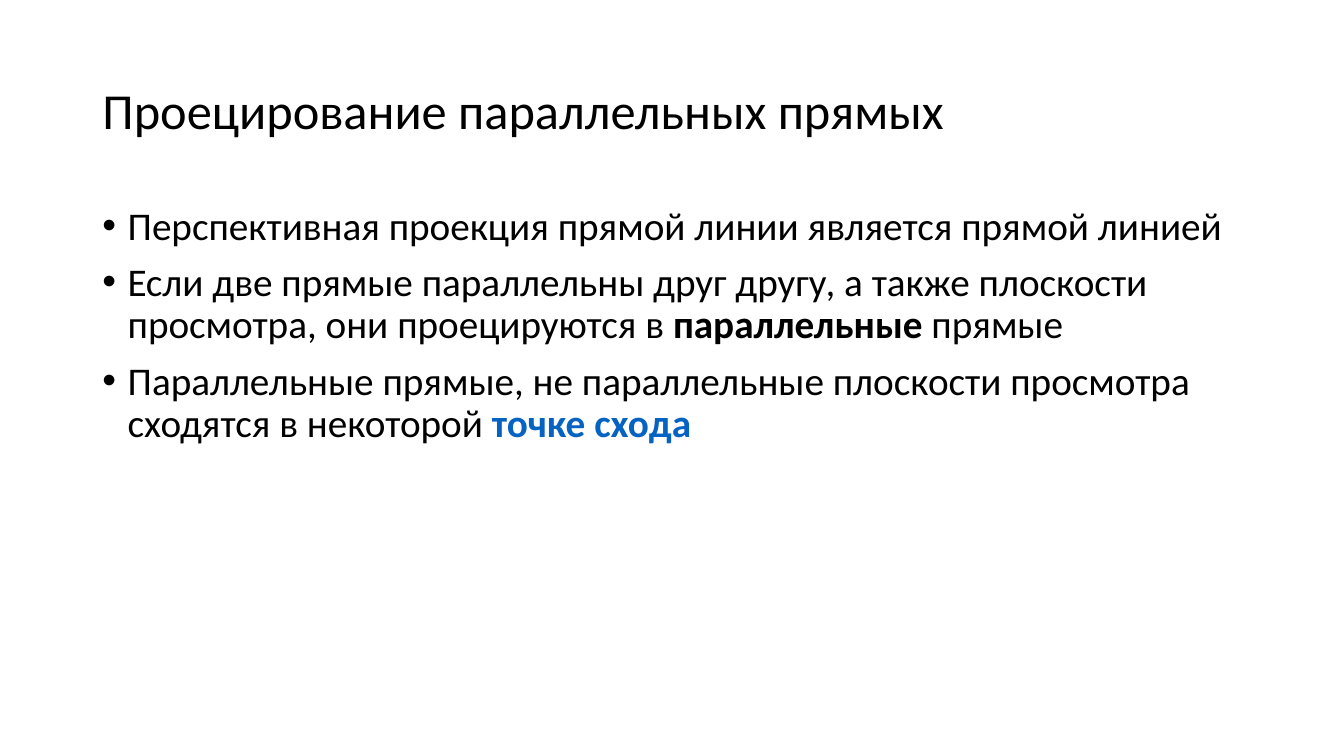
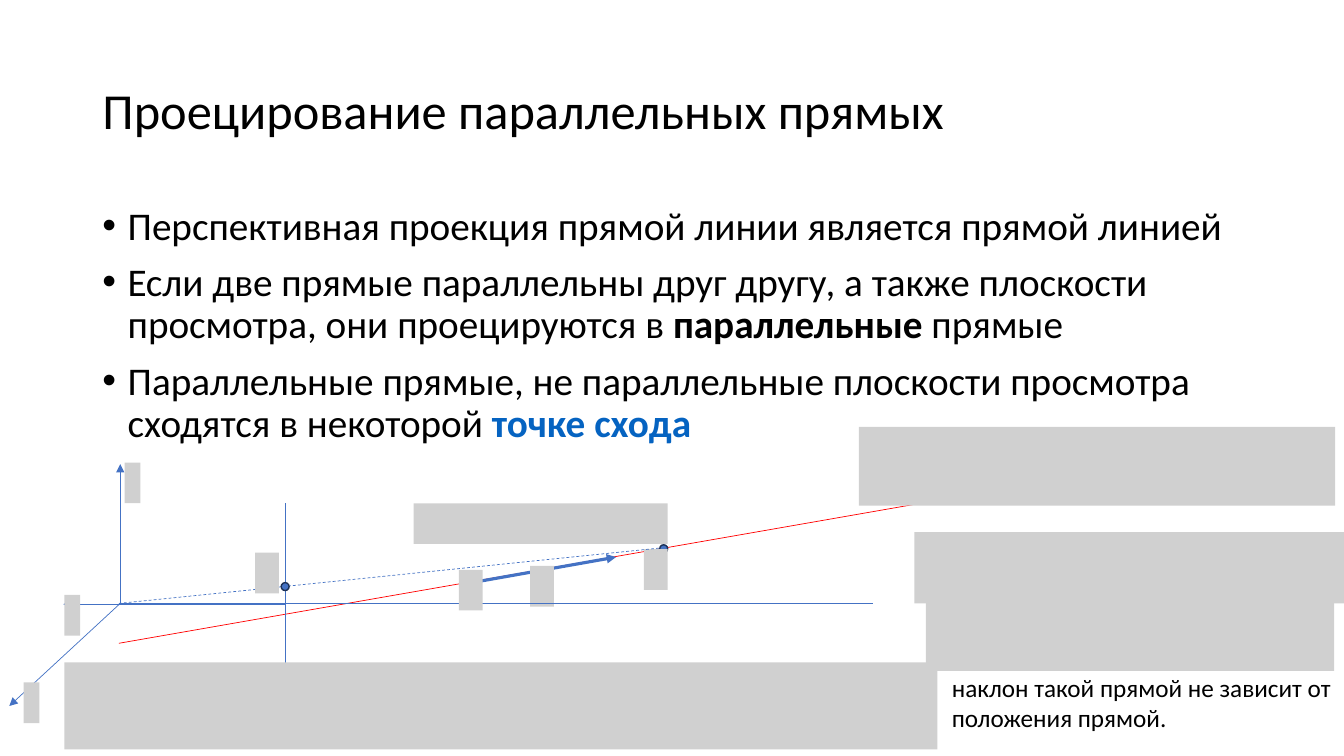
Before and after one commit to alexey-malov/cg-course, a slide deck: slide 137 of lectures/04 - Векторный анализ, трансформации и матрицы.pptx (slide 135 before the commit). Drawn at 1344x756 pixels with LibreOffice and Linux fonts; fonts in the diff are those of the drawing; grey boxes stand for pictures. Boxes give left, top, right and bottom in pixels: in the first picture for what was removed or moved away, otherwise in the second. Text is boxed around its words. In the diff, an @@ line names an element or a change of style, - is before the commit and + after.

```diff
--- a/lectures/04 - Векторный анализ, трансформации и матрицы.pptx
+++ b/lectures/04 - Векторный анализ, трансформации и матрицы.pptx
@@ picture added at bbox=[859, 426, 1335, 505] @@
@@ arrow added from (120, 604) to (120, 464), #4472C4 0.5 pt @@
@@ picture added at bbox=[125, 463, 141, 503] @@
@@ line added from (119, 643) to (929, 502), #FF0000 0.5 pt @@
@@ line added from (285, 503) to (285, 739), #4472C4 0.5 pt @@
@@ picture added at bbox=[413, 503, 667, 543] @@
@@ picture added at bbox=[914, 532, 1344, 604] @@
@@ line added from (119, 604) to (664, 547), #4472C4 0.5 pt dashed @@
@@ picture added at bbox=[255, 553, 279, 593] @@
@@ arrow added from (463, 585) to (616, 558), #4472C4 2.25 pt @@
@@ picture added at bbox=[530, 566, 555, 606] @@
@@ picture added at bbox=[644, 549, 668, 590] @@
@@ ellipse added at bbox=[660, 544, 668, 553], fill #4472C4, outline #1E3256 1 pt @@
@@ picture added at bbox=[65, 595, 81, 635] @@
@@ ellipse added at bbox=[281, 583, 289, 591], fill #4472C4, outline #1E3256 1 pt @@
@@ picture added at bbox=[459, 570, 483, 610] @@
@@ picture added at bbox=[927, 599, 1335, 671] @@
@@ arrow added from (120, 604) to (9, 706), #4472C4 0.5 pt @@
@@ arrow added from (285, 604) to (64, 604), #4472C4 0.5 pt @@
@@ line added from (119, 604) to (873, 604), #4472C4 0.5 pt @@
@@ picture added at bbox=[23, 683, 39, 723] @@
@@ picture added at bbox=[65, 662, 938, 749] @@
@@ text added at bbox=[952, 680, 1331, 731], 18 pt, text #000000 @@
+наклон такой прямой не зависит от положения прямой.
```
Also in this commit, not shown: 23 other slides changed, 7 slides added, 4 slides removed, 27 other files.
